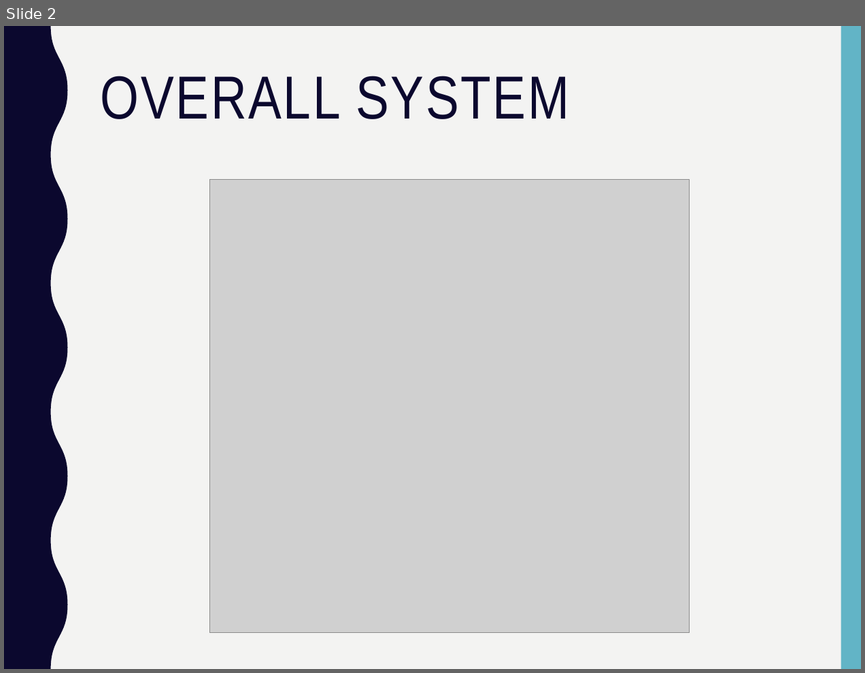
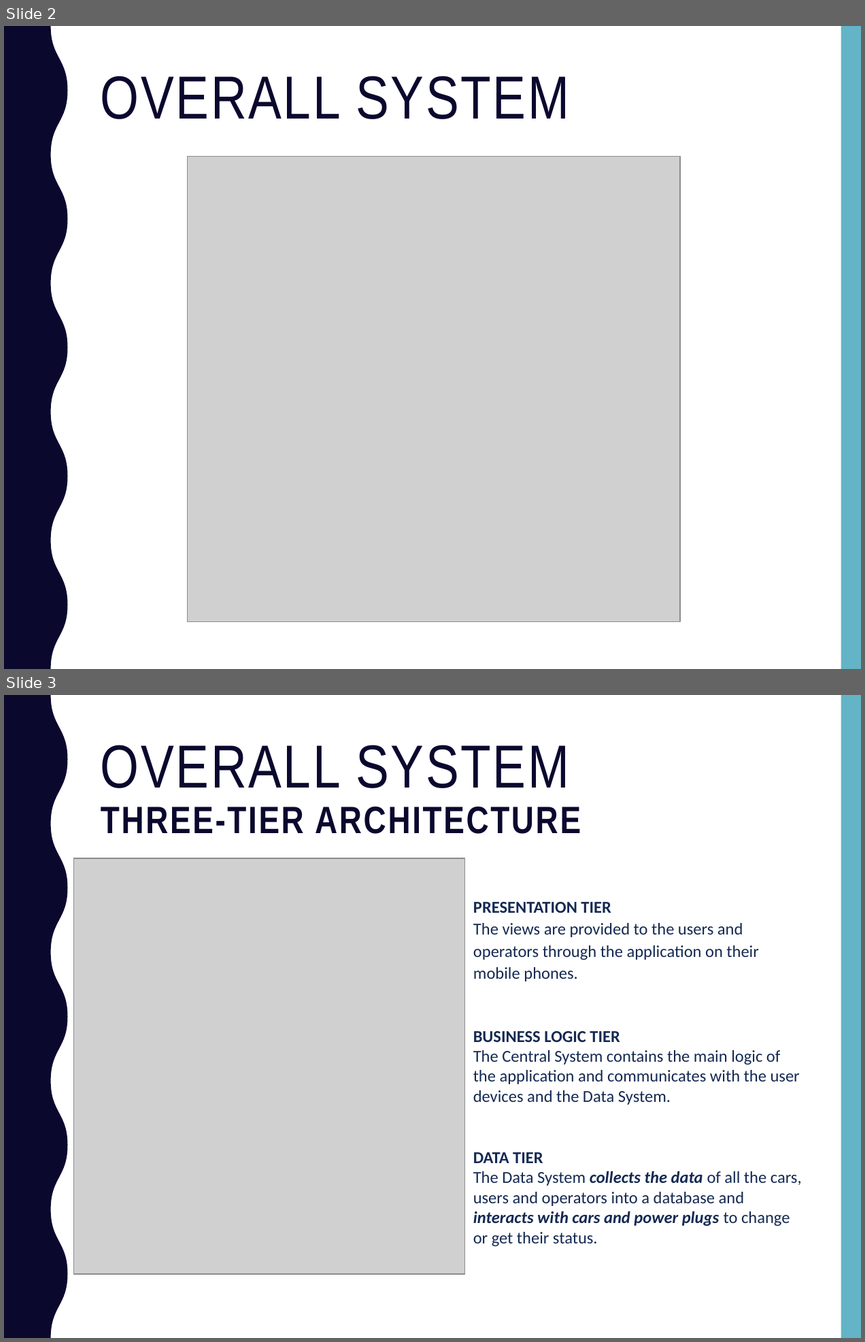
Before and after one commit to sergioCap/SE2project, a slide deck: 2_DesignDocument/presentation/SE2_DD_slides.pptx. Shown one above the other, each under a label of ours: slide 2 before the commit, slides 2 and 3 after it. The pictures are 865x673 and 865x1342 pixels, drawn with LibreOffice and Linux fonts; fonts in the diff are those of the drawing; grey boxes stand for pictures. Boxes give left, top, right and bottom in pixels: in the first picture for what was removed or moved away, otherwise in the second. Text is boxed around its words. In the diff, an @@ line names an element or a change of style, - is before the commit and + after.

```diff
--- a/2_DesignDocument/presentation/SE2_DD_slides.pptx
+++ b/2_DesignDocument/presentation/SE2_DD_slides.pptx
@@ slide 3 added at (x1=4, y1=695, x2=861, y2=1338), background #FFFFFF; not listed: 2 template elements that a slide beside it also shows @@
@@ title added at (x1=101, y1=745, x2=581, y2=834), 32 pt, text #0B082E, bold @@
+OVERALL SYSTEM
+THREE-TIER ARCHITECTURE
@@ picture added at (x1=74, y1=858, x2=465, y2=1273) @@
@@ text added at (x1=473, y1=902, x2=758, y2=981), 14 pt, text #142952 @@
+PRESENTATION TIER
+The views are provided to the users and operators through the application on their mobile phones.
@@ text added at (x1=473, y1=1031, x2=800, y2=1104), 14 pt, text #142952 @@
+BUSINESS LOGIC TIER
+The Central System contains the main logic of the application and communicates with the user devices and the Data System.
@@ text added at (x1=473, y1=1152, x2=802, y2=1246), 14 pt, text #142952 @@
+DATA TIER
+The Data System collects the data of all the cars, users and operators into a database and interacts with cars and power plugs to change or get their status.
@@ slide 2 changed as well @@
@@ background #F3F3F2 to #FFFFFF @@
@@ picture resized from (x1=209, y1=180, x2=689, y2=632) to (x1=188, y1=157, x2=680, y2=622) @@
```
Also in this commit, not shown: 4 other slides changed, 5 other slides added, 2 slides removed.
